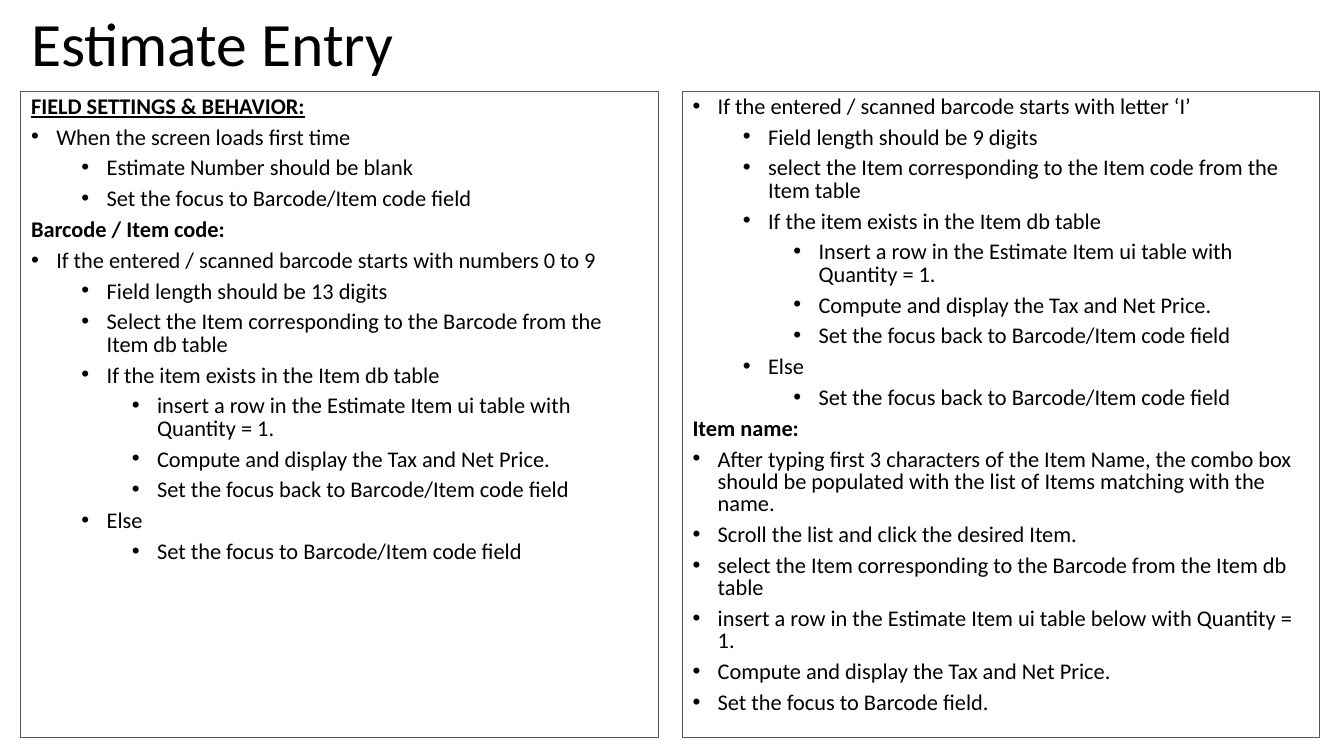
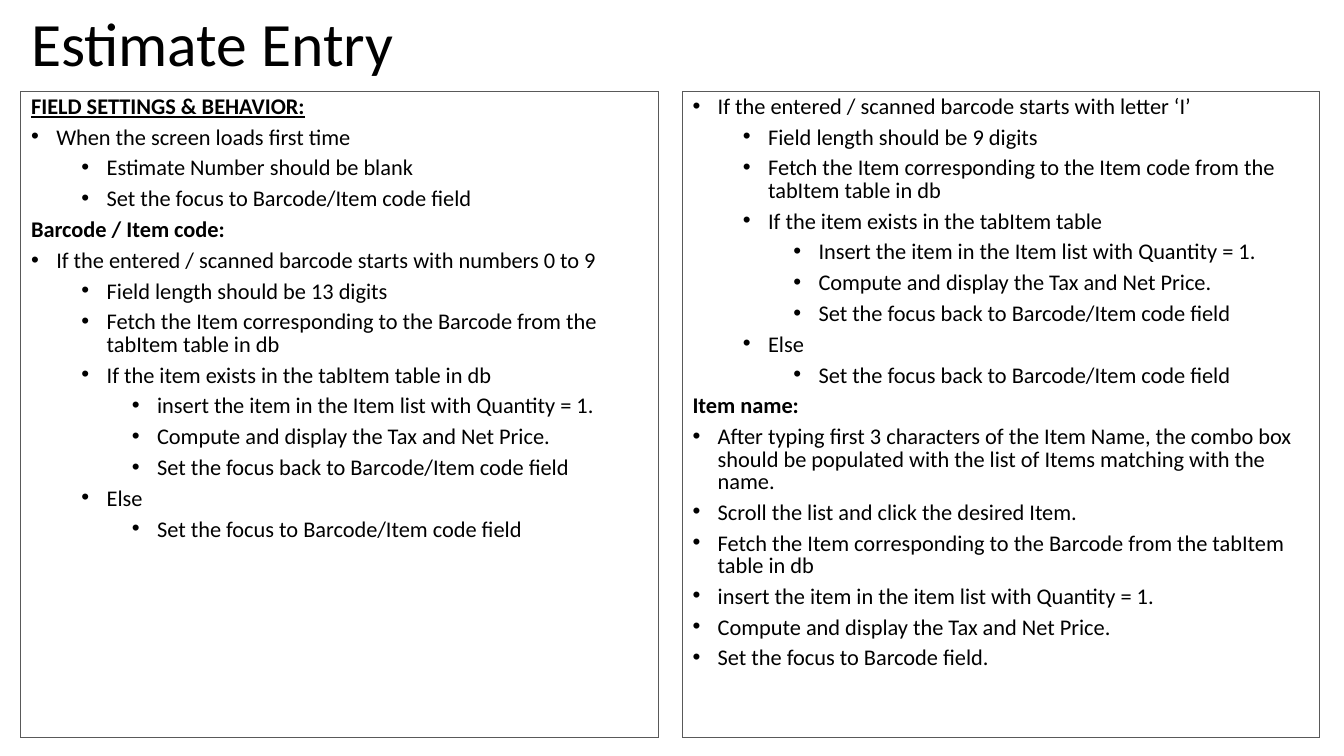
Before and after one commit to valignit/Documents, a slide deck: slide 5 of brief-specs.pptx. Drawn at 1344x756 pixels with LibreOffice and Linux fonts; fonts in the diff are those of the drawing. Boxes give left, top, right and bottom in pixels: in the first picture for what was removed or moved away, otherwise in the second. Text is boxed around its words. In the diff, an @@ line names an element or a change of style, - is before the commit and + after.

```diff
--- a/brief-specs.pptx
+++ b/brief-specs.pptx
@@ text in rectangle at [768,159,1274,263]: text changed @@
-  • select the Item corresponding to the Item code from the Item table
-  • If the item exists in the Item db table
-    • Insert a row in the Estimate Item ui table with Quantity = 1.
+  • Fetch the Item corresponding to the Item code from the tabItem table in db
+  • If the item exists in the tabItem table
+    • Insert the item in the Item list with Quantity = 1.
@@ text at [107,313,596,417]: text changed @@
-  • Select the Item corresponding to the Barcode from the Item db table
-  • If the item exists in the Item db table
-    • insert a row in the Estimate Item ui table with Quantity = 1.
+  • Fetch the Item corresponding to the Barcode from the tabItem table in db
+  • If the item exists in the tabItem table in db
+    • insert the item in the Item list with Quantity = 1.
@@ text in rectangle at [718,535,1283,608]: text changed @@
-• select the Item corresponding to the Barcode from the Item db table
-• insert a row in the Estimate Item ui table below with Quantity = 1.
+• Fetch the Item corresponding to the Barcode from the tabItem table in db
+• insert the item in the item list with Quantity = 1.
```
Also in this commit, not shown: 17 other slides changed.
